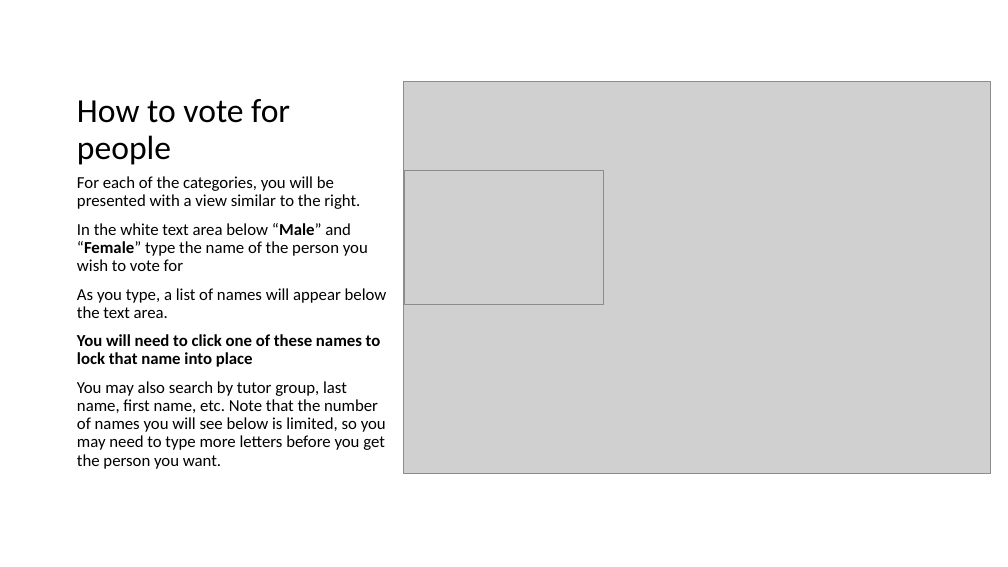
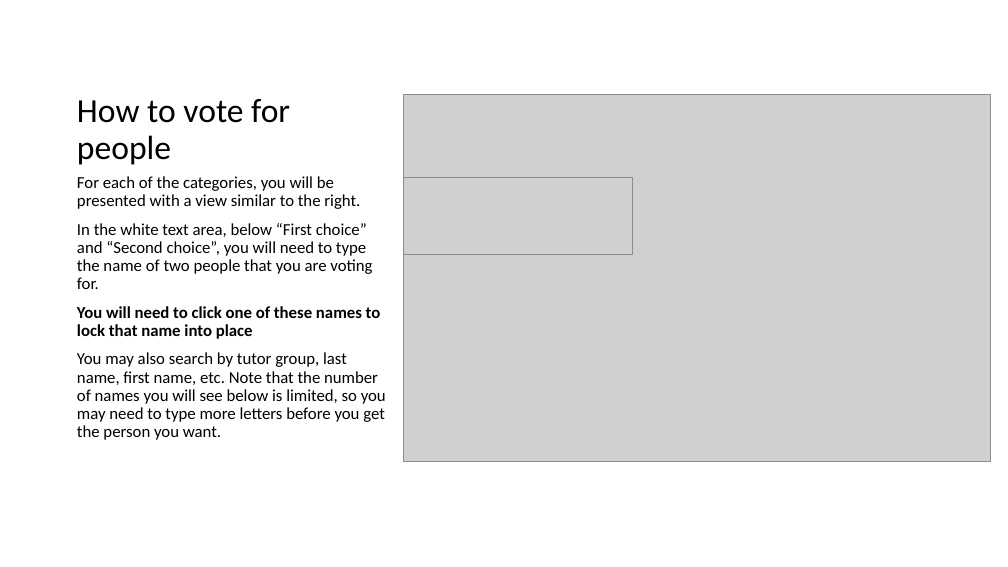
Before and after one commit to TheGrandCoding/awardsserver, a slide deck: slide 4 of TestPPT.pptx. Drawn at 1008x567 pixels with LibreOffice and Linux fonts; fonts in the diff are those of the drawing; grey boxes stand for pictures. Boxes give left, top, right and bottom in pixels: in the first picture for what was removed or moved away, otherwise in the second. Text is boxed around its words. In the diff, an @@ line names an element or a change of style, - is before the commit and + after.

```diff
--- a/TestPPT.pptx
+++ b/TestPPT.pptx
@@ picture: place and size @@
-picture at [403, 82, 991, 474]
+picture at [403, 95, 991, 461]
@@ picture: place and size @@
-picture at [405, 170, 604, 304]
+picture at [403, 178, 632, 255]
@@ text at [77, 223, 372, 289]: text changed @@
-In the white text area below “Male” and “Female” type the name of the person you wish to vote for
-As you type, a list of names will appear below the text area.
+In the white text area, below “First choice” and “Second choice”, you will need to type the name of two people that you are voting for.
```
Also in this commit, not shown: 4 other slides changed.
